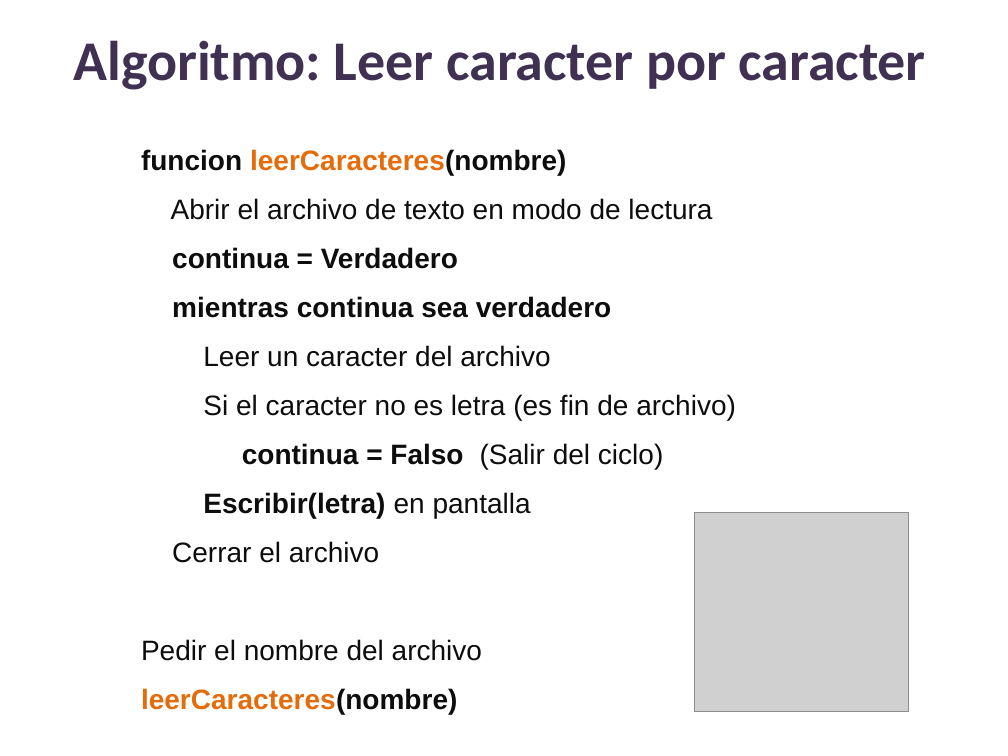
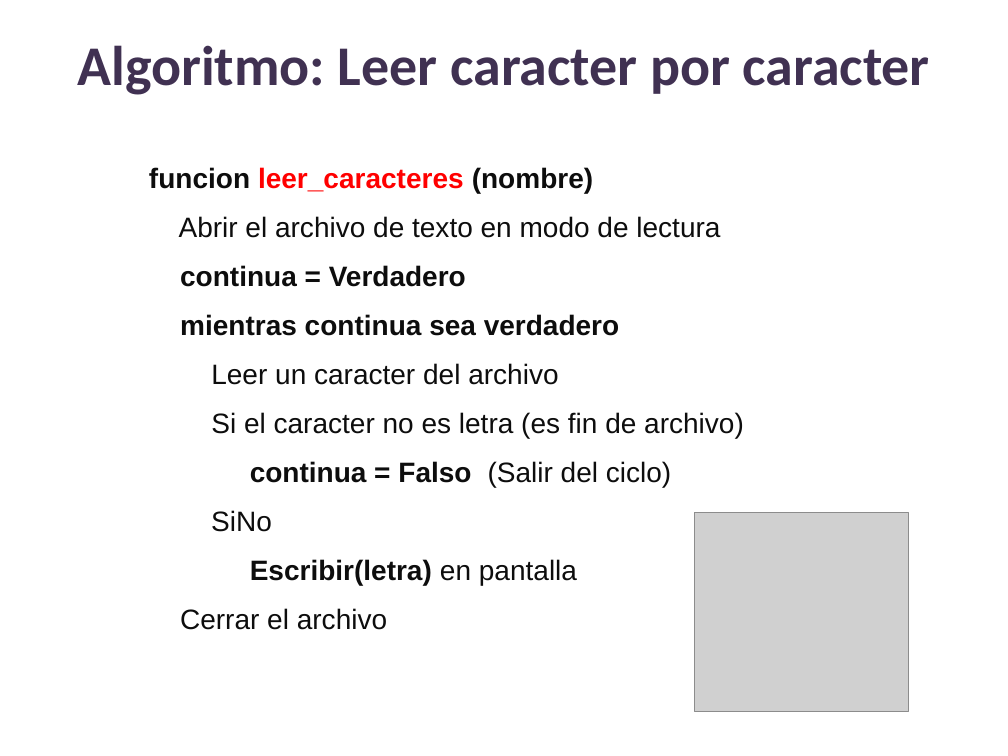
Before and after one commit to lizetheP/PensamientoC, a slide deck: slide 16 of CalendarioAgo20L/presentaciones/12_Archivos.pptx. Drawn at 1008x756 pixels with LibreOffice and Linux fonts; fonts in the diff are those of the drawing; grey boxes stand for pictures. Boxes give left, top, right and bottom in pixels: in the first picture for what was removed or moved away, otherwise in the second. Text is boxed around its words. In the diff, an @@ line names an element or a change of style, - is before the commit and + after.

```diff
--- a/CalendarioAgo20L/presentaciones/12_Archivos.pptx
+++ b/CalendarioAgo20L/presentaciones/12_Archivos.pptx
@@ text "Algoritmo: Leer caracter por caracter": place and size @@
-text "Algoritmo: Leer caracter por caracter" at [74,40,926,90]
+text "Algoritmo: Leer caracter por caracter" at [78,45,930,95]
@@ text "funcion leer_caracteres (nombre)": place and size @@
-text "funcion leer_caracteres (nombre)" at [141,149,736,714]
+text "funcion leer_caracteres (nombre)" at [149,167,744,630]
@@ text at [149,167,593,193]: text changed @@
-funcion leerCaracteres(nombre)
+funcion leer_caracteres (nombre)
@@ text at [211,510,272,532]: paragraph added @@
+SiNo
@@ text at [141,639,482,714]: paragraphs removed @@
-Pedir el nombre del archivo
-leerCaracteres(nombre)
```
Also in this commit, not shown: 15 other slides changed, 3 slides removed, 2 other files.
